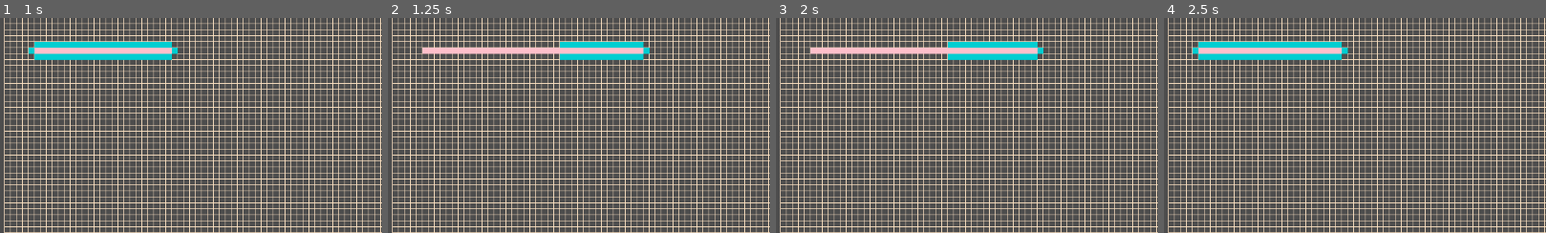
Above: before the commit, frames 1-4 (left to right).
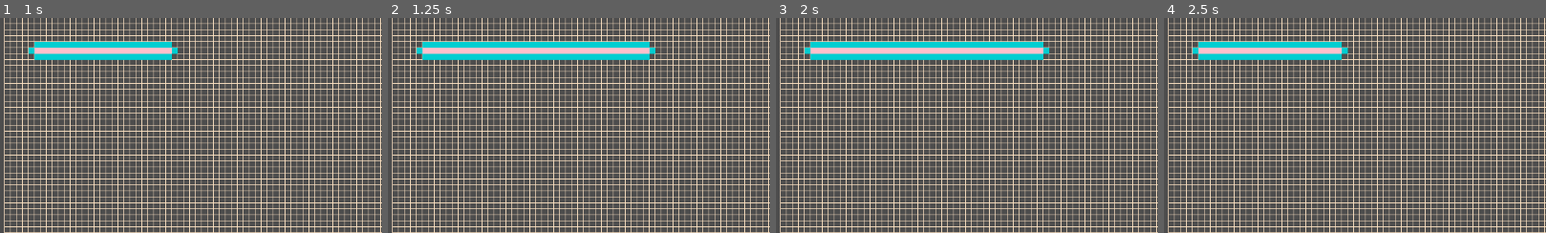
Above: after the commit, the same moments.

Repository: 12xsunx12/a--visualizer
Game: Godot game, scene res://Scenes/main.tscn
Same seed, same stepped clock (60 frames per second), same inputs: the game is played once before the commit and once after it.
Inputs (mouse positions are % of the whole screen's width and height, from its top left):
- Up to frame 1 (1 s): tap Enter (ui_accept) at 0.5, 0.77 s; move the mouse to (72, 45) at 0.52 s; tap A (press_a) at 0.6 s; click (72, 45) at 0.67 s
- Up to frame 2 (1.25 s): no input
- Up to frame 3 (2 s): move the mouse to (30, 55) at 1.27 s; tap A (press_a) at 1.35 s; click (30, 55) at 1.42 s; tap Enter (ui_accept) at 1.52 s
- Up to frame 4 (2.5 s): move the mouse to (60, 28) at 2.02 s; tap A (press_a) at 2.1 s; click (60, 28) at 2.17 s
The pictures show only the part of the screen within x 0-50%, y 0-50%; the shares and areas given below are measured in that part.

Frame 1 is identical in both runs. In frame 2, 2.5% of the frame differs, in the area x 7-70%, y 11-20%; in frame 3, 2.5%; in frame 4, nothing differs.

Commit message:
windows exe + linux.sh and .86x (located in EXE and LINUX)
exported files of the program into a single binary or executable

Diff:
--- a/Scenes/astar3.gd
+++ b/Scenes/astar3.gd
@@ -16,7 +16,7 @@
 var final_path: Array = []								# path created when back tracking
 var done = false										# if A* is done computing or not
 var max_evaluations = 15000 							# if astar can't find end in 5000 searches, throw error
-var max_que_size = 50
+var max_que_size = 200
 @export var timer: Timer
 var counter: int = 0
 
Not shown, changed: export_presets.cfg
Not shown, added: EXE/sun-astar.console.exe
Not shown, added: EXE/sun-astar.exe
Not shown, added: LINUX/sun-astar.sh
Not shown, added: LINUX/sun-astar.x86_64
Not shown, removed: sun-astar.console.exe
Not shown, changed: sun-astar.exe
